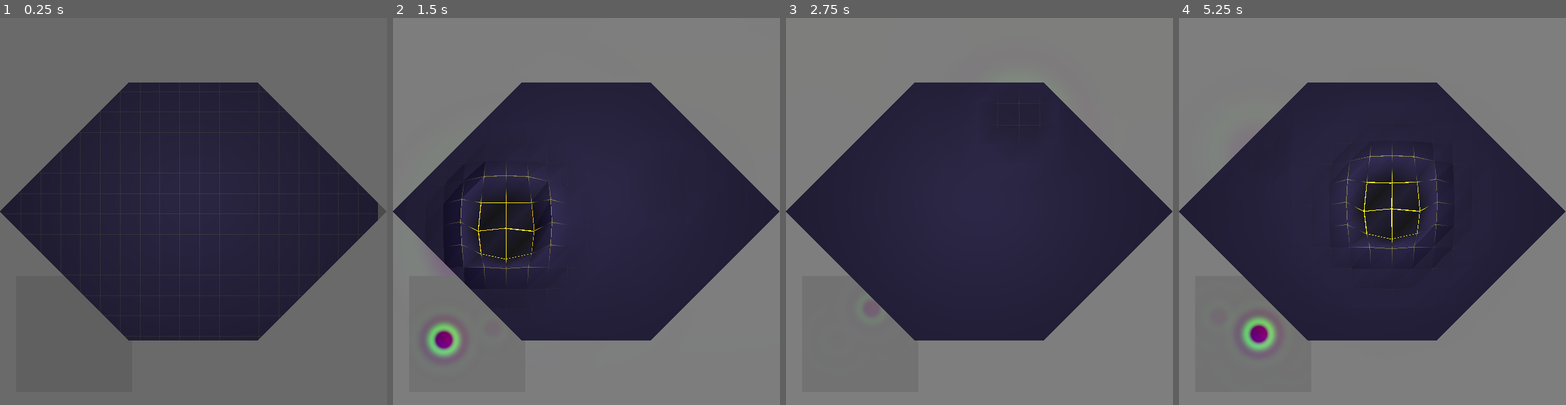
Above: before the commit, frames 1-4 (left to right).
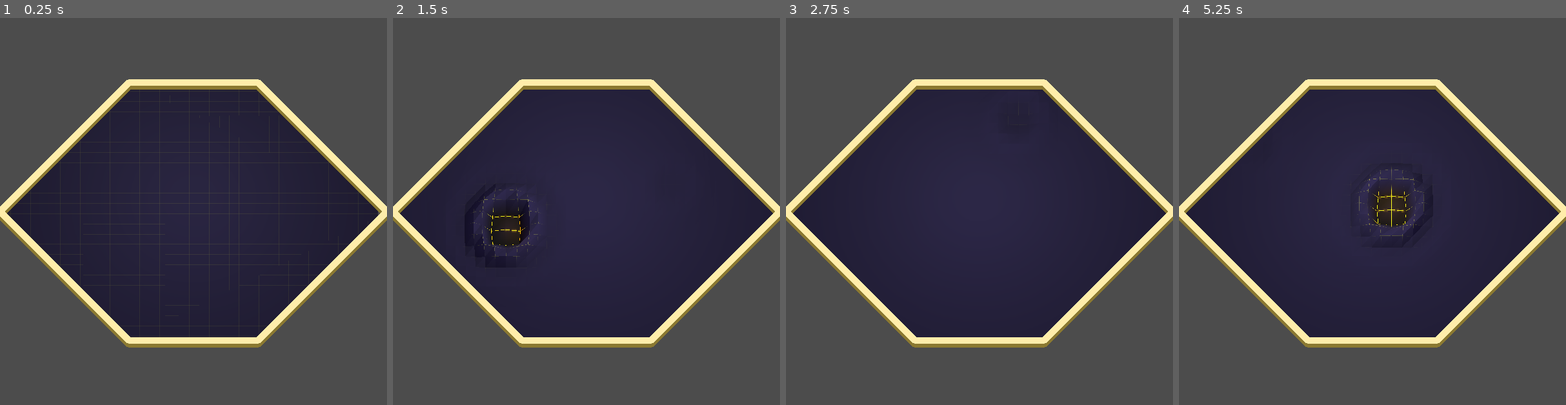
Above: after the commit, the same moments.

Repository: notapixelstudio/simulation-shader
Game: Godot game, scene res://Main.tscn
Same seed, same stepped clock (60 frames per second), same inputs: the game is played once before the commit and once after it.
Inputs (mouse positions are in pixels of both pictures, inside the frame that each line leads up to):
- Up to frame 1 (0.25 s): no input
- Up to frame 2 (1.5 s): move the mouse to (671, 192) at 0.52 s; click (671, 192) at 0.67 s; move the mouse to (509, 230) at 1.27 s; click (509, 230) at 1.42 s
- Up to frame 3 (2.75 s): move the mouse to (1018, 126) at 2.02 s; click (1018, 126) at 2.17 s
- Up to frame 4 (5.25 s): move the mouse to (1353, 288) at 2.77 s; click (1353, 288) at 2.92 s; move the mouse to (1488, 269) at 3.52 s; click (1488, 269) at 3.67 s; move the mouse to (1256, 153) at 4.27 s; click (1256, 153) at 4.42 s; move the mouse to (1391, 211) at 5.02 s; click (1391, 211) at 5.17 s

The runs differ from the first frame. In frame 1, 52% of the frame differs, in the area x 0-100%, y 0-100%; in frame 2, 60%; in frame 3, 59%; in frame 4, 60%.

Commit message:
Test with battlefield.

Diff:
--- a/Main.tscn
+++ b/Main.tscn
@@ -14,6 +14,7 @@
 }
 
 [node name="TextureRect" type="TextureRect" parent="."]
+visible = false
 anchor_right = 1.0
 anchor_bottom = 1.0
 expand = true
@@ -22,6 +23,7 @@
 }
 
 [node name="Sprite" type="Sprite" parent="."]
+visible = false
 modulate = Color( 0.909804, 0.909804, 0.909804, 1 )
 position = Vector2( 25, 400 )
 scale = Vector2( 0.3, 0.3 )
--- a/ThreeDView.tscn
+++ b/ThreeDView.tscn
@@ -1,12 +1,12 @@
-[gd_scene load_steps=6 format=2]
+[gd_scene load_steps=7 format=2]
 
 [ext_resource path="res://ThreeDView.gd" type="Script" id=1]
 [ext_resource path="res://height.gdshader" type="Shader" id=2]
 
 [sub_resource type="PlaneMesh" id=1]
 size = Vector2( 40, 43 )
-subdivide_width = 19
-subdivide_depth = 19
+subdivide_width = 39
+subdivide_depth = 39
 
 [sub_resource type="ShaderMaterial" id=3]
 shader = ExtResource( 2 )
@@ -14,22 +14,28 @@
 shader_param/planar_exaggeration = 16.0
 shader_param/tint = Color( 0.1122, 0.088, 0.22, 1 )
 shader_param/grid_tint = Color( 1, 0.690196, 0, 1 )
+shader_param/divisions = 40
 
 [sub_resource type="Environment" id=4]
 ambient_light_color = Color( 1, 1, 1, 1 )
+glow_enabled = true
 glow_levels/1 = true
 glow_levels/3 = false
 glow_levels/4 = true
 glow_levels/5 = false
 glow_strength = 1.1
 glow_blend_mode = 0
+glow_high_quality = true
+
+[sub_resource type="CanvasItemMaterial" id=5]
 
 [node name="3DView" type="Polygon2D"]
+texture_scale = Vector2( 2, 2 )
 polygon = PoolVector2Array( 0, 300, 200, 100, 400, 100, 600, 300, 400, 500, 200, 500 )
 script = ExtResource( 1 )
 
 [node name="Viewport" type="Viewport" parent="."]
-size = Vector2( 600, 600 )
+size = Vector2( 1200, 1200 )
 render_target_v_flip = true
 
 [node name="Spatial" type="Spatial" parent="Viewport"]
@@ -50,3 +56,15 @@
 
 [node name="WorldEnvironment" type="WorldEnvironment" parent="."]
 environment = SubResource( 4 )
+
+[node name="Line2D" type="Line2D" parent="."]
+position = Vector2( 0, 6 )
+points = PoolVector2Array( 300, 100, 400, 100, 600, 300, 400, 500, 200, 500, 0, 300, 200, 100, 300, 100 )
+default_color = Color( 0.54902, 0.478431, 0.196078, 1 )
+joint_mode = 1
+
+[node name="Line2D2" type="Line2D" parent="."]
+material = SubResource( 5 )
+points = PoolVector2Array( 300, 100, 400, 100, 600, 300, 400, 500, 200, 500, 0, 300, 200, 100, 300, 100 )
+default_color = Color( 1.5, 0.93, 0.67, 1 )
+joint_mode = 1
--- a/explosion_simulation.gdshader
+++ b/explosion_simulation.gdshader
@@ -6,7 +6,7 @@
 uniform float blur = 0.5;
 
 uniform vec2 explosion_center = vec2(0.0,0.0);
-uniform float explosion_radius = 200.0;
+uniform float explosion_radius = 0.003;
 uniform bool explosion = false;
 uniform float explosion_frequency = 0.2;
 uniform float explosion_decay = 0.1;
@@ -19,7 +19,7 @@
 	vec4 f = textureLod(SCREEN_TEXTURE, SCREEN_UV, blur);
 	COLOR = sea_level - 0.94*(sea_level-f);
 	if(explosion) {
-		float d = distance(UV, normalized_explosion_center)*explosion_radius;
+		float d = distance(UV, normalized_explosion_center)/explosion_radius;
 		vec2 delta = UV-normalized_explosion_center;
 		vec3 new = vec3(delta.x/exp(d*explosion_decay), -sin(d*explosion_frequency)/exp(d*explosion_decay), delta.y/exp(d*explosion_decay));
 		COLOR = clamp(COLOR + vec4(new,1.0), 0.0, 1.0);
--- a/height.gdshader
+++ b/height.gdshader
@@ -5,6 +5,7 @@
 uniform float planar_exaggeration = 16.0;
 uniform vec4 tint : hint_color;
 uniform vec4 grid_tint : hint_color;
+uniform int divisions = 40;
 
 void vertex() {
 	vec4 h = texture(heightmap, UV);
@@ -16,7 +17,7 @@
 	float h = COLOR.y;
 	float d = abs(h-0.5);
 	NORMAL = normalize(cross(dFdx(VERTEX), dFdy(VERTEX)));
-	float grid = 10.0*d*d*d*(step(mod(UV.x, 0.05)*20.0, 0.03) + step(mod(UV.y, 0.05)*20.0, 0.03));
+	float grid = 10.0*d*d*d*(step(mod(UV.x, 1.0/float(divisions))*float(divisions), 0.03) + step(mod(UV.y, 1.0/float(divisions))*float(divisions), 0.03));
 	ALBEDO = mix(min(2.0*vec3(grid), grid_tint.rgb), tint.rgb, h);
 	//ALBEDO = (2.0*h)*tint.rgb;
 }
